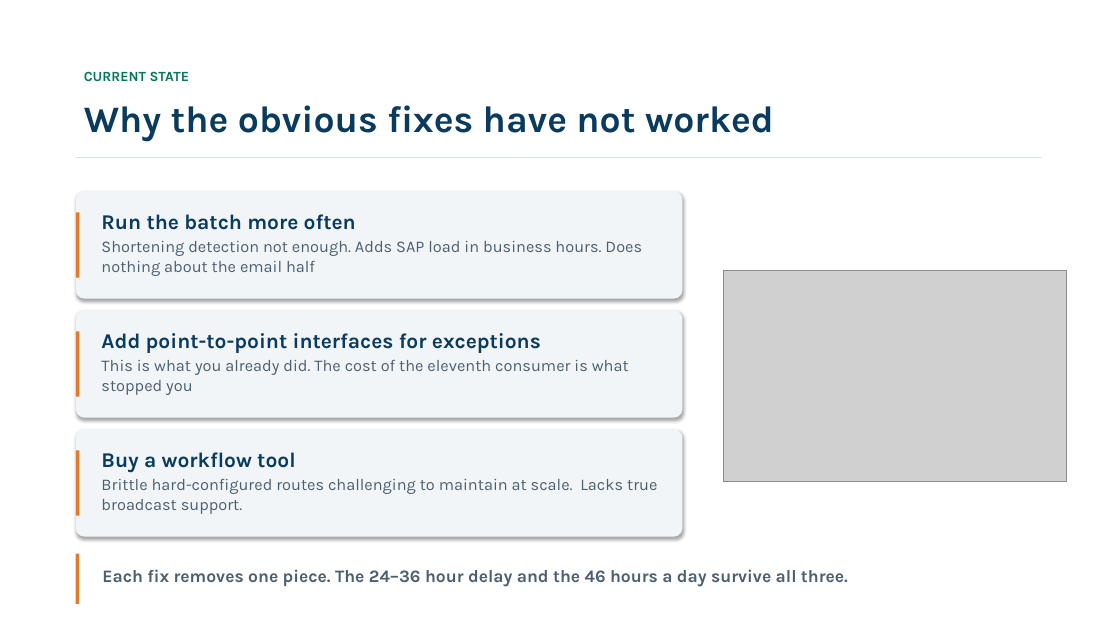
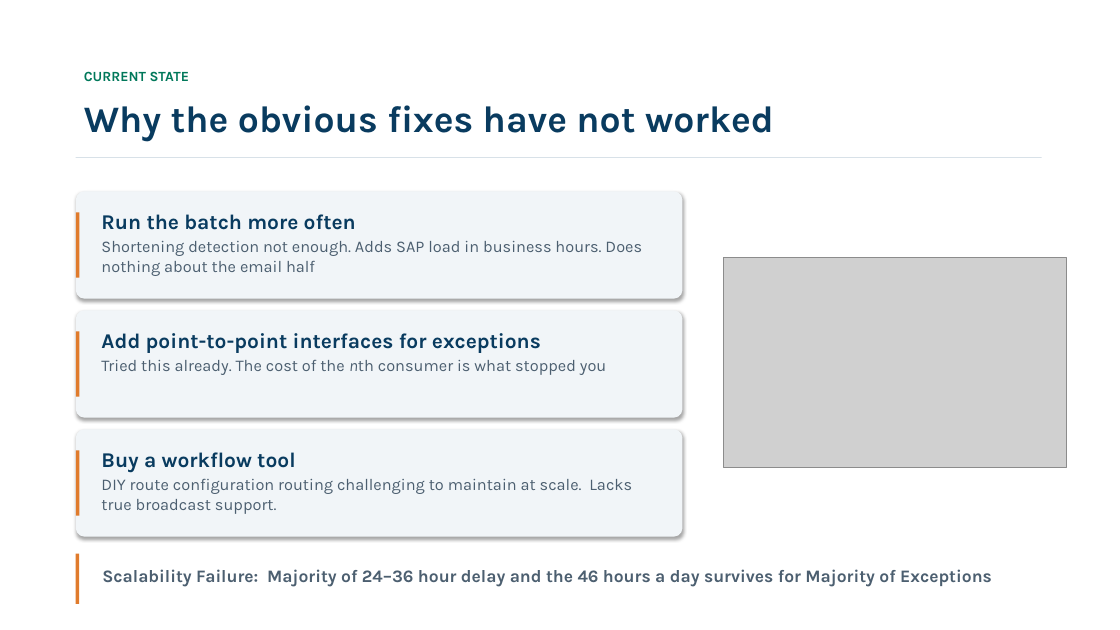
Before and after one commit to aaugust/solace-order-exceptions, a slide deck: slide 4 of presentation/Solace-Demo-Meridian-2026-09-04.pptx. Drawn at 1120x630 pixels with LibreOffice and Linux fonts; fonts in the diff are those of the drawing; grey boxes stand for pictures. Boxes give left, top, right and bottom in pixels: in the first picture for what was removed or moved away, otherwise in the second. Text is boxed around its words. In the diff, an @@ line names an element or a change of style, - is before the commit and + after.

```diff
--- a/presentation/Solace-Demo-Meridian-2026-09-04.pptx
+++ b/presentation/Solace-Demo-Meridian-2026-09-04.pptx
@@ picture: place and size @@
-picture at bbox=[723, 271, 1067, 481]
+picture at bbox=[723, 257, 1067, 468]
@@ text at bbox=[101, 360, 606, 375]: text changed @@
-This is what you already did. The cost of the eleventh consumer is what stopped you
+Tried this already. The cost of the nth consumer is what stopped you
@@ text at bbox=[101, 479, 632, 514]: text changed @@
-Brittle hard-configured routes challenging to maintain at scale. Lacks true broadcast support.
+DIY route configuration routing challenging to maintain at scale. Lacks true broadcast support.
@@ text at bbox=[102, 569, 992, 587]: text changed @@
-Each fix removes one piece. The 24–36 hour delay and the 46 hours a day survive all three.
+Scalability Failure: Majority of 24–36 hour delay and the 46 hours a day survives for Majority of Exceptions
```
Also in this commit, not shown: 5 other slides changed, 6 other files.
